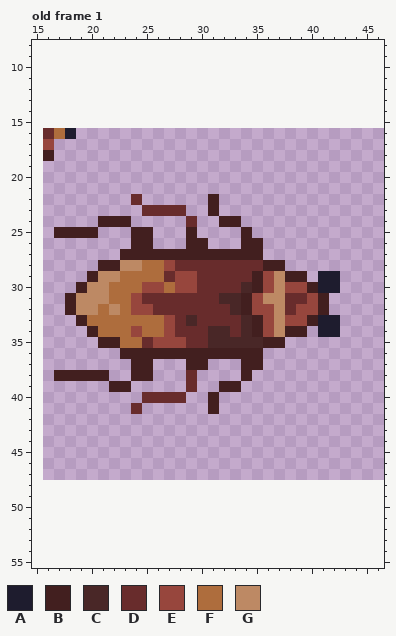
Pixel-art file -- ! assets/ase/bugpixelart.ase. Above is the file before it was changed.
32x32 pixels, 1 frame. Colours within 5 levels of each other are drawn and written as one. Shown: old frame 1: x 15..46, y 8..55. The old version is drawn lined up with the new one, on the new canvas. The commit also changed other frames, which this record leaves out.
Palette (. is transparent): A #1e1c2e  B #421f1f  C #492727  D #682c2c  E #97463d  F #ae6d3d  G #bd8964
Pixels before, old frame 1, first column x 16:
16 DFA........................
17 E..........................
18 B..........................
19 ...........................
20 ...........................
21 ...........................
22 ........D......B...........
23 .........DDDD..B...........
24 .....BBB.....D..BB.........
25 .BBBB...BB...B....B........
26 ........BB...BB...BB.......
27 .......BBBBBBBBBBBBB.......
28 .....BBGGFFEDDDDDDDDBB.....
29 ....BGGFFFFDEEDDDDDBEGBB.AA
30 ...BGGFFFEEFEEDDDDCBEGEEBAA
31 ..BGGGFFEDDDDDDDCCBEGGDDEB.
32 ..BGGFGFEEDDDDDDDCBEEGDEEB.
33 ...BFFFFFFFEDCDDDDCBEGEEBAA
34 ....BFFFEFFEDDDCCDCBEGBB.AA
35 .....BBFFDEEEDDCCCCCBB.....
36 .......BBBBBBBBBBBBB.......
37 ........BB...BB...BB.......
38 .BBBBB..BB...D....B........
39 ......BB.....D..BB.........
40 .........DDDD..B...........
41 ........D......B...........
Once edited:
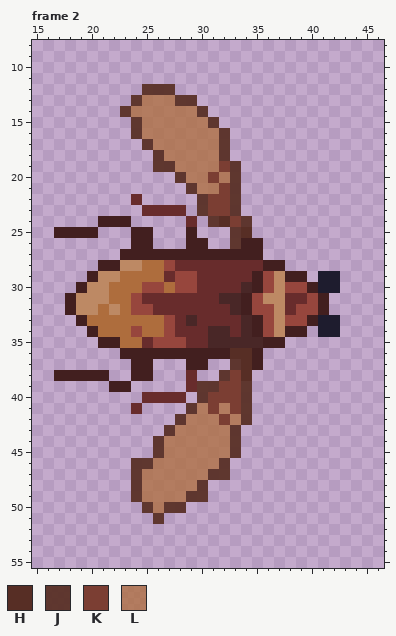
Colours new in this view: H #572e25  J #582f25ef  K #7b3e33  L #ae6d3dc0
A new or re-ordered frame is compared with the old frame closest to it.
Difference:
canvas 32x32 -> 64x64, the old top-left corner now at 16,16
frames 1 -> 11
Frame 2 is new; against old frame 1:
The author changed colour B to colour H in row 24 at x 32; in row 25 at x 34; in row 36 at x 33 to 34; in rows 37 to 38 at x 34.
Colour J now appears in row 12 at x 25 to 27; in row 13 at x 24 and 28 to 29; in row 14 at x 23 and 30; in row 15 at x 24 and 31; in row 16 at x 24 and 32; in row 17 at x 25 and 32.
Colour J now appears in row 18 at x 26 and 32; in row 19 at x 26 to 27 and 33; in row 20 at x 28 and 33; in row 21 at x 29 and 33; in rows 22 to 23 at x 30 and 33; in row 24 at x 31 and 34.
Colour J now appears in rows 25 to 26 at x 33; in row 37 at x 33; in row 38 at x 32; in row 39 at x 30 to 31 and 34; in row 40 at x 30 and 34; in row 41 at x 29 and 34.
Colour J now appears in row 42 at x 28 and 34; in row 43 at x 27 and 33; in rows 44 to 45 at x 26 and 33; in row 46 at x 24 to 25 and 32; in row 47 at x 24 and 31 to 32; in row 48 at x 24 and 30.
Colour J now appears in row 49 at x 24 and 29 to 30; in row 50 at x 25 and 27 to 28; in row 51 at x 26.
Colour K now appears in row 19 at x 32; in row 20 at x 31; in rows 21 to 23 at x 32; in row 38 at x 33; in row 40 at x 32 to 33; in row 41 at x 33.
Colour K now appears in row 42 at x 32.
The author changed colour B to colour K in rows 22 to 23 at x 31; in row 24 at x 33; in row 39 at x 32 to 33; in rows 40 to 41 at x 31.
Colour L now appears in row 13 at x 25 to 27; in row 14 at x 24 to 29; in row 15 at x 25 to 30; in row 16 at x 25 to 31; in row 17 at x 26 to 31; in row 18 at x 27 to 31.
Colour L now appears in row 19 at x 28 to 31; in row 20 at x 29 to 30 and 32; in row 21 at x 30 to 31; in row 41 at x 30 and 32; in row 42 at x 29 to 31 and 33; in row 43 at x 28 to 32.
Colour L now appears in rows 44 to 45 at x 27 to 32; in row 46 at x 26 to 31; in row 47 at x 25 to 30; in row 48 at x 25 to 29; in row 49 at x 25 to 28; in row 50 at x 26.
Colour A is removed in row 16 at x 18.
Colour B is removed in row 18 at x 16.
Colour D is removed in row 16 at x 16.
Colour E is removed in row 17 at x 16.
Colour F is removed in row 16 at x 17.
Pixel boxes of the changes (left, top, right, bottom) in both pictures:
changed: (43, 84, 252, 249)
changed: (131, 348, 252, 524)
